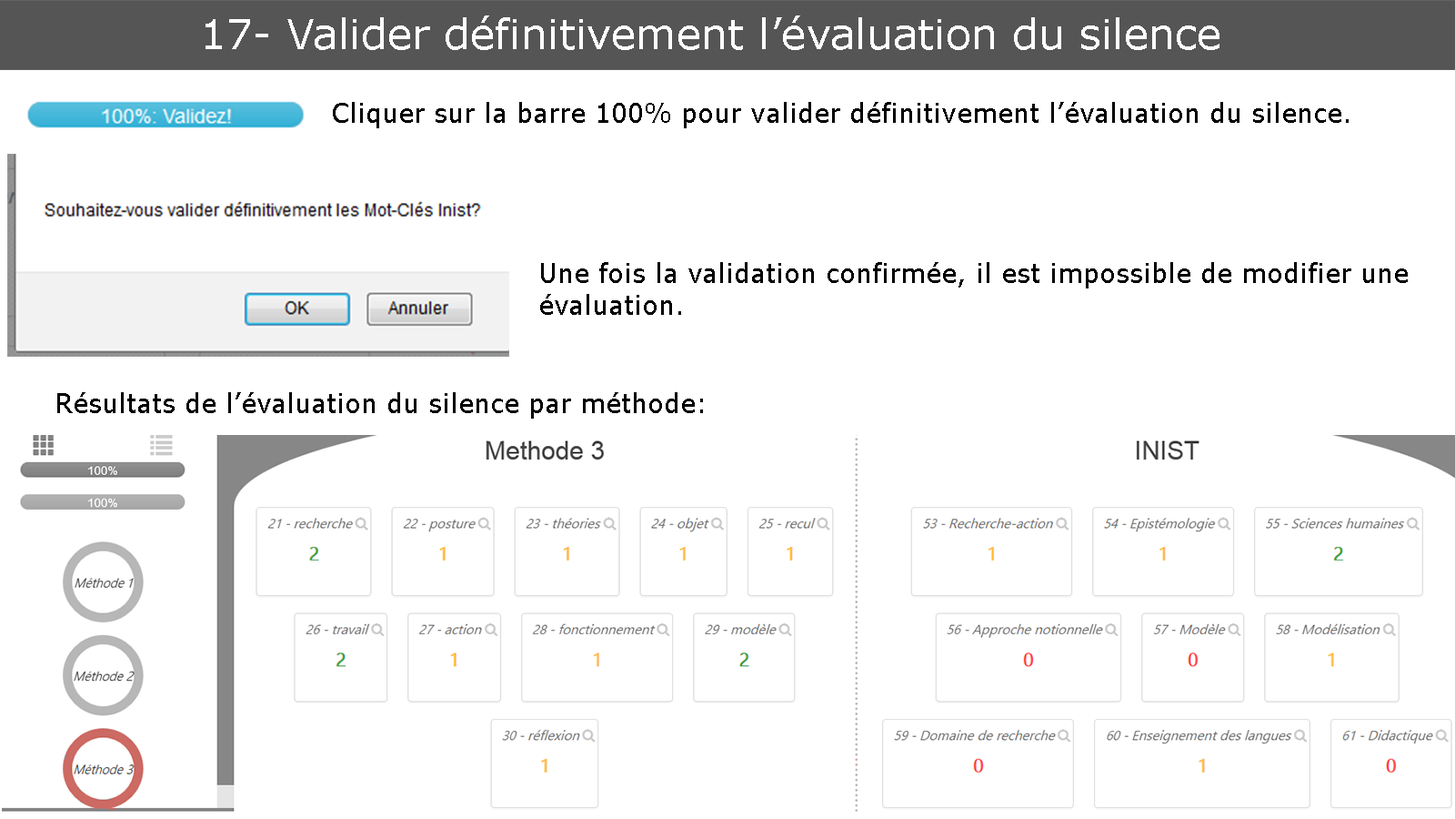
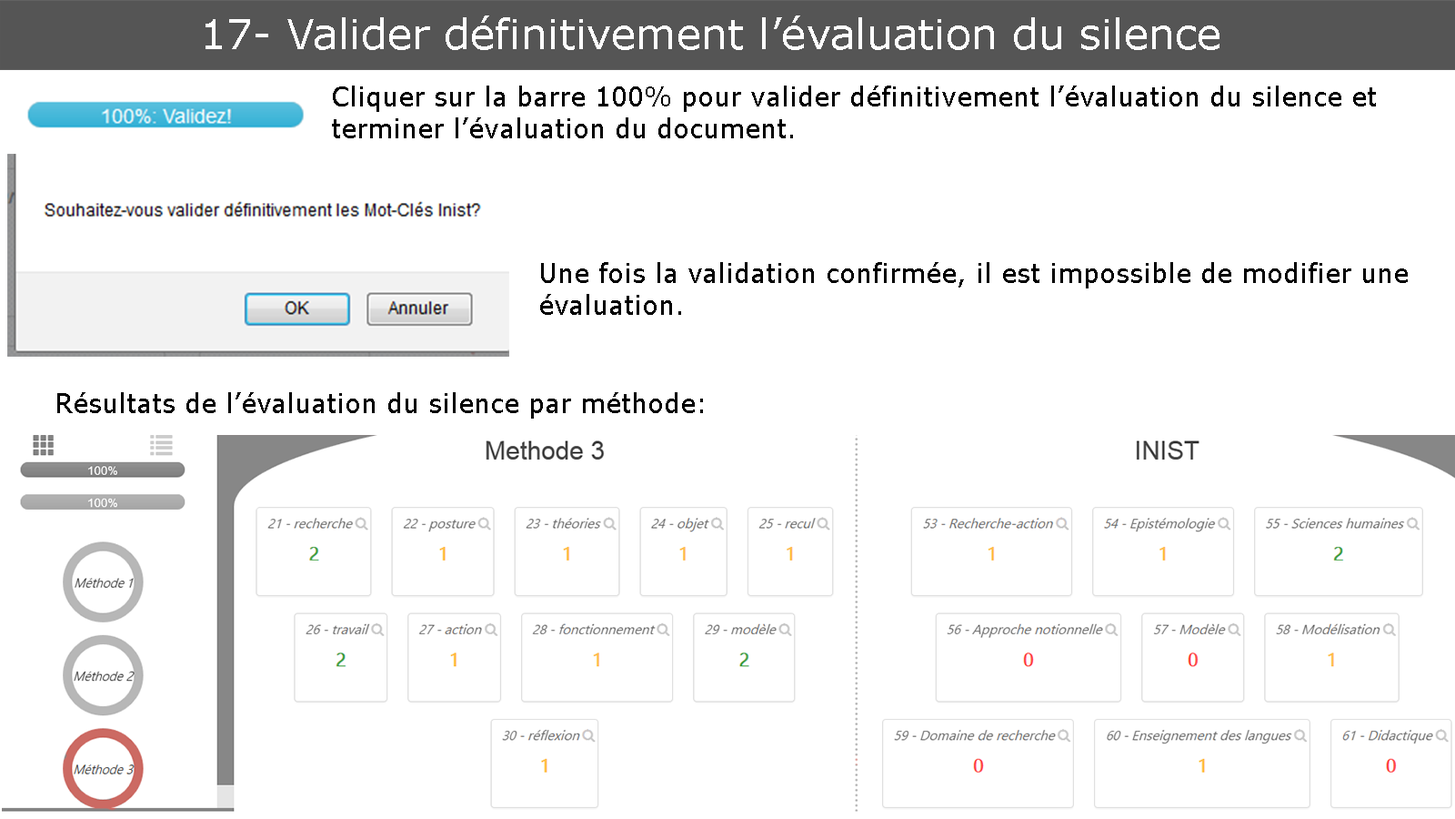
Two versions of the same layered image (1455 × 819). Layer-by-layer changes:
painted on "Cliquer sur la barre 100% pour valider définitivement l’évaluat" over [331, 85, 1377, 139]
